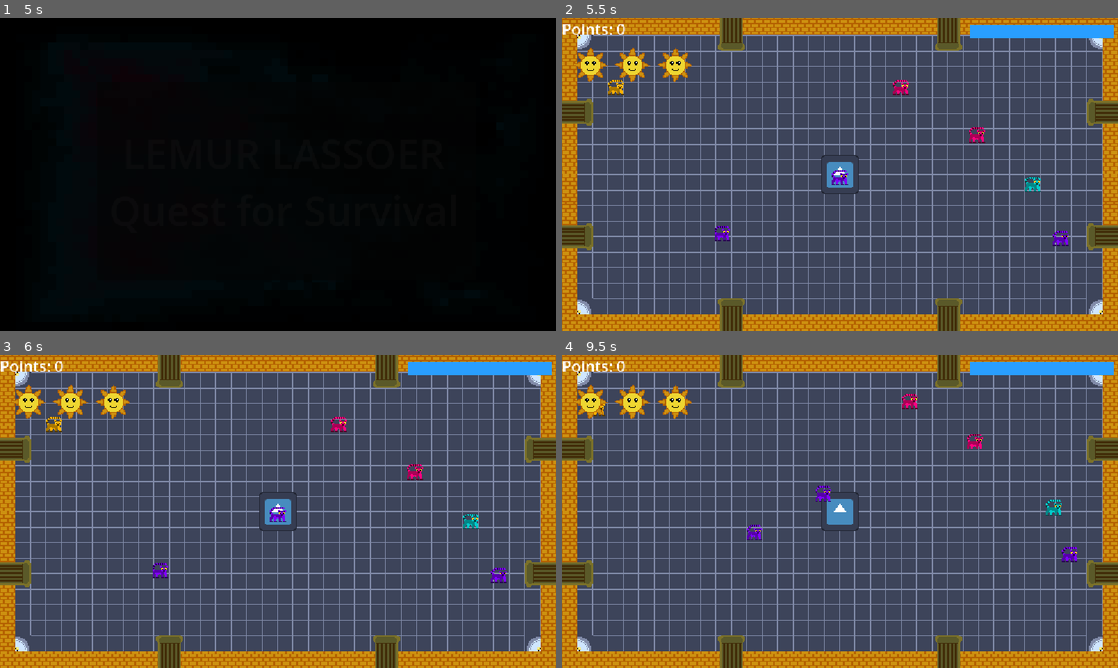
Above: before the commit, frames 1-4 (two rows, left to right).
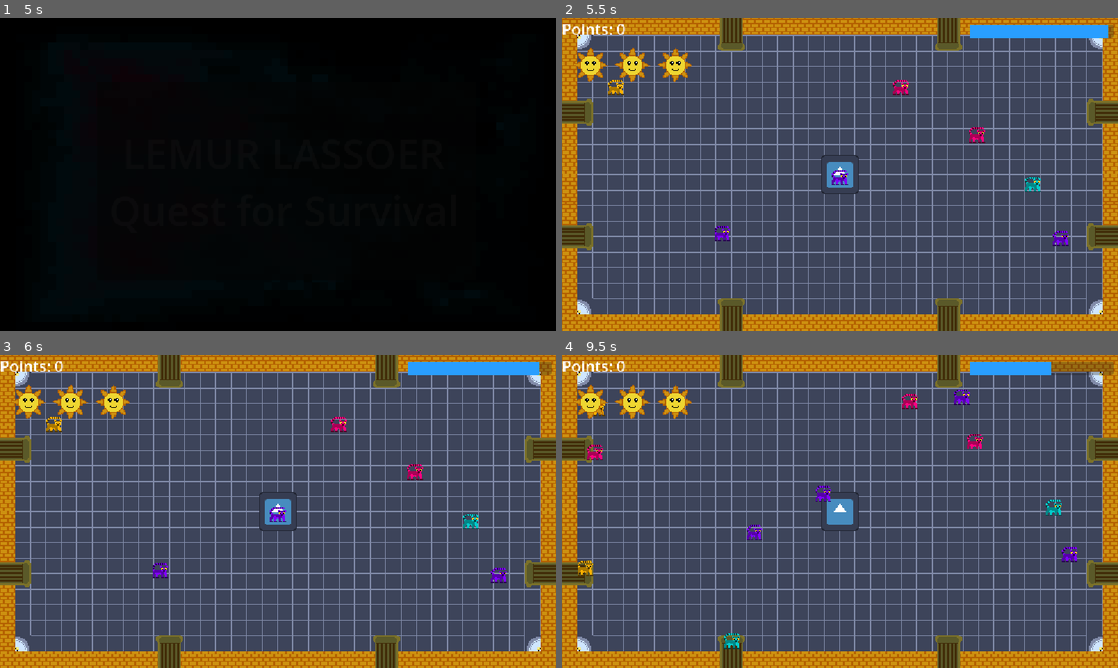
Above: after the commit, the same moments.

Repository: GarterSnake502/InnocentLemurs
Game: Godot game, scene res://Scenes/intro.tscn
The game is run twice, just before and just after one commit, with the same random seed, the same clock (stepped at 60 frames per second) and the same inputs. The engine's default icon, where the game draws it, is replaced by a stand-in: a white triangle on a blue panel in a dark square.
Inputs (mouse positions are in pixels of both pictures, inside the frame that each line leads up to):
- Up to frame 1 (5 s): tap Space at 0.5 s; move the mouse to (400, 158) at 0.52 s; tap Enter (ui_accept) at 0.6, 0.77, 1.07, 1.35, 1.52, 1.82, 2.1, 2.85, 3.02, 3.32, 3.6, 3.77, 4.07, 4.35, 4.52, 4.82 s; click (400, 158) at 0.67 s; move the mouse to (166, 190) at 1.27 s; click (166, 190) at 1.42 s; move the mouse to (333, 105) at 2.02 s; click (333, 105) at 2.17 s; move the mouse to (250, 237) at 2.77 s; click (250, 237) at 2.92 s; move the mouse to (444, 221) at 3.52 s; click (444, 221) at 3.67 s; move the mouse to (111, 127) at 4.27 s; click (111, 127) at 4.42 s
- Up to frame 2 (5.5 s): move the mouse to (867, 174) at 5.02 s; tap Enter (ui_accept) at 5.1 s; click (867, 174) at 5.17 s
- Up to frame 3 (6 s): tap Enter (ui_accept) at 5.75, 5.85 s; move the mouse to (194, 433) at 5.77 s; click (194, 433) at 5.92 s
- Up to frame 4 (9.5 s): tap Enter (ui_accept) at 6.02, 6.32, 6.5, 6.6, 6.77, 7.07, 7.35, 7.52, 7.82, 8.1, 8.85, 9.02, 9.32 s; move the mouse to (962, 495) at 6.52 s; click (962, 495) at 6.67 s; move the mouse to (728, 527) at 7.27 s; click (728, 527) at 7.42 s; move the mouse to (895, 442) at 8.02 s; click (895, 442) at 8.17 s; move the mouse to (812, 574) at 8.77 s; click (812, 574) at 8.92 s

Frame 1 is identical in both runs. In frame 2, less than 0.1% of the frame differs, in the area x 98-100%, y 2-7%; in frame 3, 0.1%; in frame 4, 0.9%, in the area x 2-100%, y 2-94%.

Commit message:
Basic spawning

Diff:
--- a/Scenes/Factory.tscn
+++ b/Scenes/Factory.tscn
@@ -198,4 +198,30 @@
 tile_map_data = PackedByteArray("AAAQAAQABQACAAAABAAQAAMABQACAAAABgARAAQABQADAAAAAwASAAQABQADAAAAAwARAAMABQADAAAABAASAA …(688 unchanged characters)…
 tile_set = ExtResource("7_4sda8")
 
+[node name="spawnPositions" type="Node2D" parent="." unique_id=258586774]
+
+[node name="1" type="Node2D" parent="spawnPositions" unique_id=321253373]
+position = Vector2(254, -64)
+
+[node name="2" type="Node2D" parent="spawnPositions" unique_id=1852720043]
+position = Vector2(255, 64)
+
+[node name="3" type="Node2D" parent="spawnPositions" unique_id=2288080]
+position = Vector2(112, 131)
+
+[node name="4" type="Node2D" parent="spawnPositions" unique_id=1310190319]
+position = Vector2(-112, 131)
+
+[node name="5" type="Node2D" parent="spawnPositions" unique_id=1464515431]
+position = Vector2(-254, 64)
+
+[node name="6" type="Node2D" parent="spawnPositions" unique_id=1889887154]
+position = Vector2(-254, -64)
+
+[node name="7" type="Node2D" parent="spawnPositions" unique_id=440000042]
+position = Vector2(-112, -123)
+
+[node name="8" type="Node2D" parent="spawnPositions" unique_id=875556660]
+position = Vector2(112, -123)
+
 [connection signal="body_entered" from="bumperArea" to="." method="bump"]
--- a/Scripts/factory.gd
+++ b/Scripts/factory.gd
@@ -11,10 +11,45 @@
 @onready var sun1 = $CanvasLayer/sun1
 @onready var sun2 = $CanvasLayer/sun2
 @onready var sun3 = $CanvasLayer/sun3
+@onready var nextWaveTime = $CanvasLayer/nextWaveTime
 
 @onready var explosionSfx = $explosion
 @onready var gameOverSfx = $gameover
 @onready var anim = $anim
+
+func _process(delta):
+	_process_bumping(delta)
+	_process_enclosure(delta)
+	_process_spawn(delta)
+
+# /// SPAWN /// #
+var time_remaining = 10.0
+var spawn_interval = 1
+var spawn_time_remaining = spawn_interval
+const MAX_TIME = 10.0
+func _process_spawn(delta):
+	# spawn in pipes at intervals
+	if spawn_time_remaining <= 0:
+		spawn_lemur()
+		spawn_time_remaining = spawn_interval
+	# damage if enough time elapses
+	spawn_time_remaining -= delta
+	time_remaining -= delta
+	nextWaveTime.value = time_remaining
+	if time_remaining <= 0:
+		suns_remaining -= 1
+		update_ui()
+		time_remaining = MAX_TIME
+
+func spawn_lemur():
+	var lemur = load("res://Scenes/Lemur.tscn").instantiate()
+	var spawnNum = randi_range(1, 8)
+	var spawnPoint = get_node("spawnPositions/" + str(spawnNum))
+	lemur.global_position = spawnPoint.global_position
+	add_child(lemur)
+
+func restore_spawn_time():
+	time_remaining = MAX_TIME
 
 # /// UI /// #
 func update_ui():
@@ -30,6 +65,7 @@
 		destroy_sun(sun1)
 	if suns_remaining <= 0:
 		destroy_world()
+
 
 func destroy_sun(sun):
 	sun.texture = load("res://Assets/UI/sun-dead.png")
@@ -69,6 +105,11 @@
 	bumper.monitoring = true
 	bumping = true
 
+func _process_bumping(delta):
+	if bumping:
+		var mouse_pos = get_global_mouse_position()
+		bumper.position = mouse_pos
+
 const BUMP_STRENGTH = 150
 func bump(body):
 	if body.is_in_group("lemurs"):
@@ -83,6 +124,11 @@
 	enclosing = true
 	enclosureLine.clear_points()
 
+func _process_enclosure(delta):
+	if enclosing:
+		var mouse_pos = get_global_mouse_position()
+		add_enclosure_point(mouse_pos)
+
 func stop_enclosure():
 	enclosing = false
 	check_diversity()
@@ -90,15 +136,7 @@
 func add_enclosure_point(point):
 	enclosureLine.add_point(point)
 
-func _process(delta):
-	if bumping:
-		var mouse_pos = get_global_mouse_position()
-		bumper.position = mouse_pos
-	if enclosing:
-		var mouse_pos = get_global_mouse_position()
-		add_enclosure_point(mouse_pos)
-
-const MIN_LEMURS = 6
+const MIN_LEMURS = 3
 func check_diversity():
 	var poly = enclosureLine.points
 	if poly.size() < 3:
@@ -121,11 +159,15 @@
 		print("DIVERSITY ALERT!!")
 		suns_remaining -= 1
 		update_ui()
-	elif enclosedAmount > MIN_LEMURS:
+	elif enclosedAmount >= MIN_LEMURS:
 		var pts = get_fib_pts(enclosedAmount)
 		points += pts * 100
+		for body in enclosedLemurs:
+			body.queue_free() # TODO: animation
+		update_ui()
+		restore_spawn_time()
 
-func get_fib_pts(value: int, start: int = 6) -> int:
+func get_fib_pts(value: int, start: int = MIN_LEMURS) -> int:
 	if value < start:
 		return 0
 	return fib(value - start + 1)
